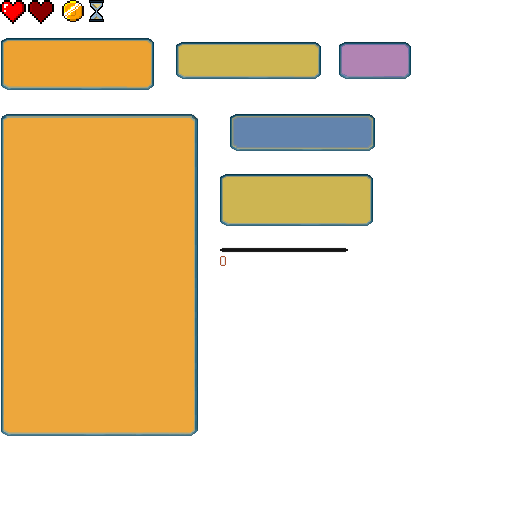
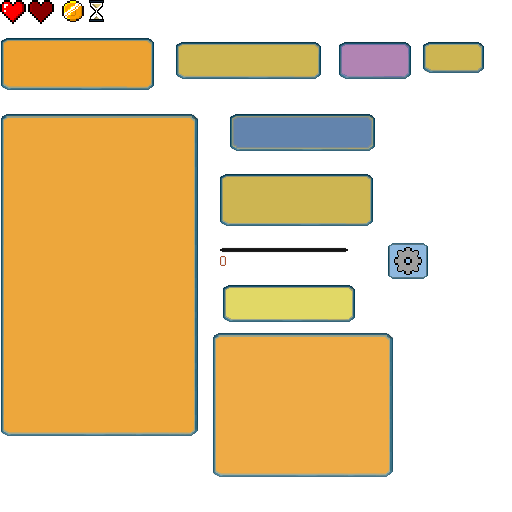
Layered file, before and after one edit (512 x 512). Changes by layer:
added layer "Capa 7" above "Capa 8" over [394, 247, 422, 275]
added layer "Capa 8" above "settings" over [223, 285, 355, 322]
added layer "settings" above "Capa 9" over [388, 243, 428, 279]
added layer "Capa 9" (95%) above "Capa 10" over [213, 333, 394, 477]
added layer "Capa 10" above "Capa 3" over [423, 42, 484, 73]
hid "Capa 1" over [91, 3, 102, 19]
